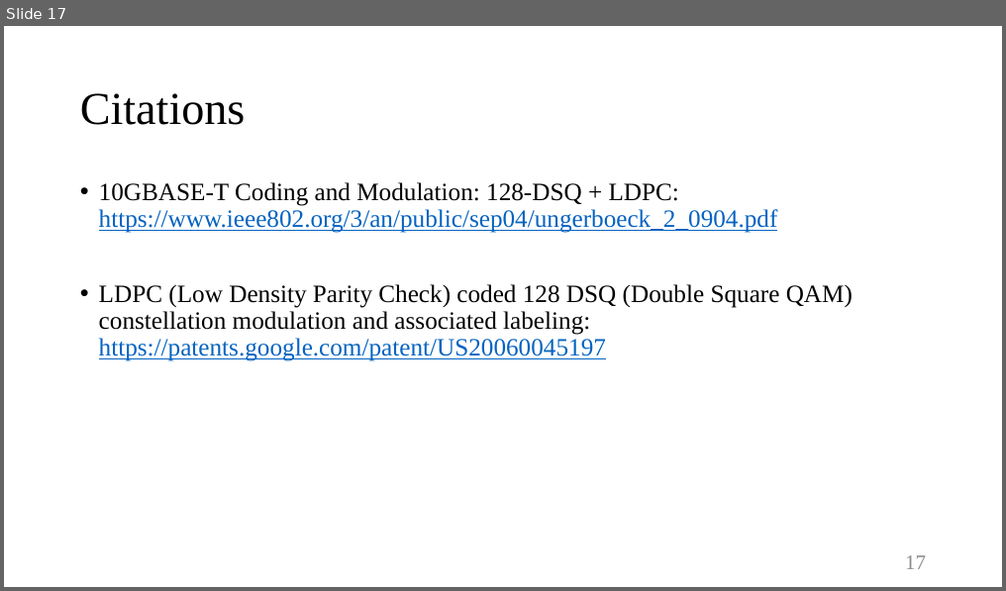
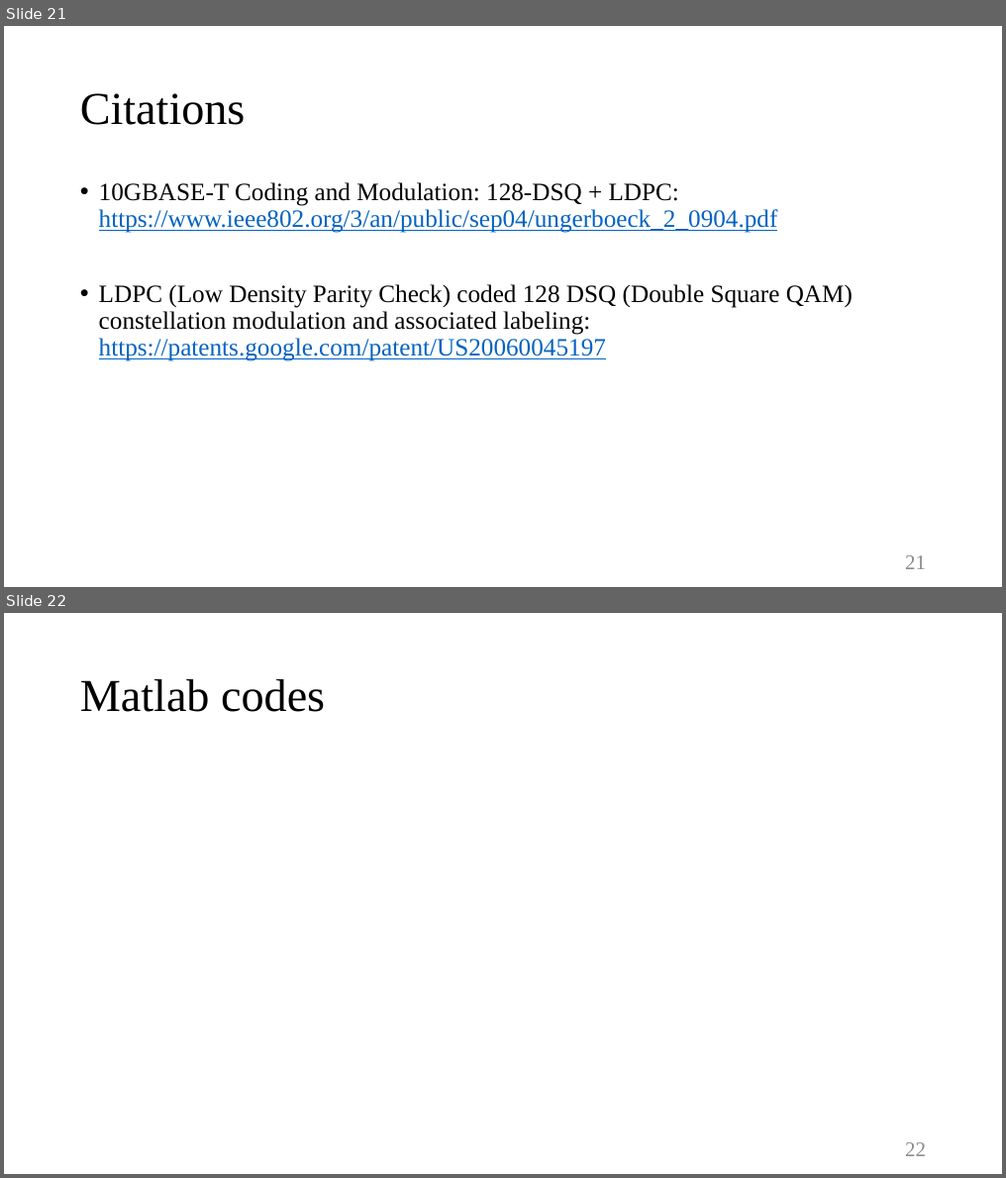
Before and after one commit to Freddy0406/128DSQ, a slide deck: 10GBASE-T Coding and Modulation.pptx. Shown one above the other, each under a label of ours: slide 17 before the commit, slides 21 and 22 after it. The pictures are 1006x591 and 1006x1178 pixels, drawn with LibreOffice and Linux fonts; fonts in the diff are those of the drawing. Boxes give left, top, right and bottom in pixels: in the first picture for what was removed or moved away, otherwise in the second. Text is boxed around its words. In the diff, an @@ line names an element or a change of style, - is before the commit and + after.

```diff
--- a/10GBASE-T Coding and Modulation.pptx
+++ b/10GBASE-T Coding and Modulation.pptx
@@ slide 22 added at [4,613,1002,1174], background #FFFFFF @@
@@ title added at [80,679,325,712], 44 pt, text #000000 @@
+Matlab codes
@@ page number added at [905,1143,926,1157], 20 pt, text #8C8C8C @@
+22
@@ what was slide 17 is now slide 21 @@
@@ page number at [905,556,926,570]: text changed @@
-17
+21
```
Also in this commit, not shown: 1 slide changed, 4 other slides added.
